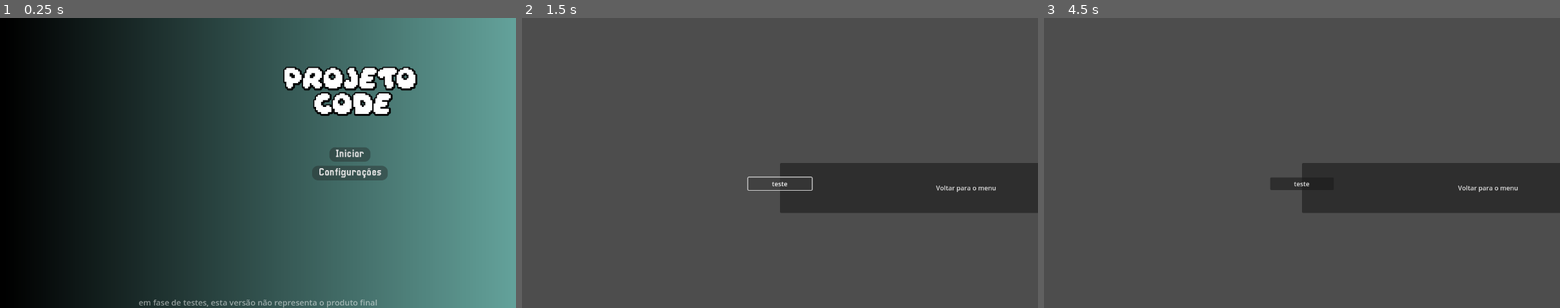
Above: before the commit, frames 1-3 (left to right).
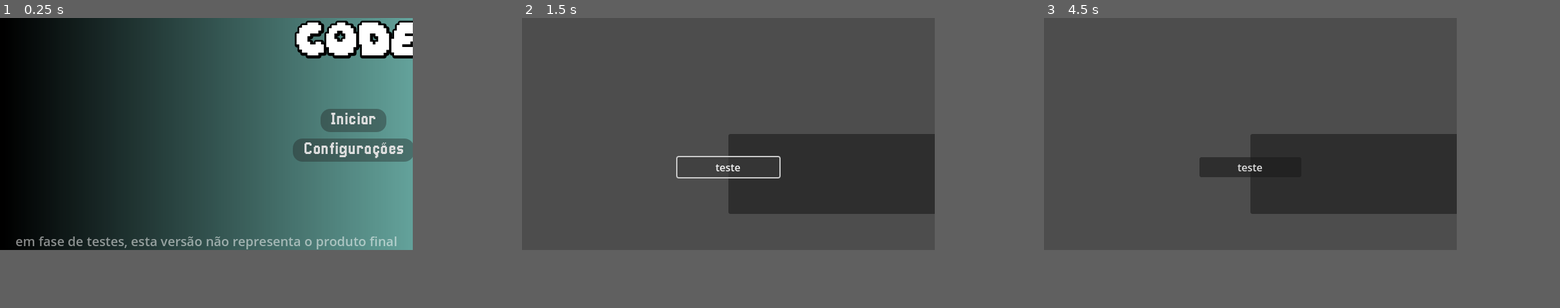
Above: after the commit, the same moments.

Repository: ggxrc/projeto-code
Game: Godot game, scene res://scenes/orquestrator/Orquestrador.tscn
Same seed, same stepped clock (60 frames per second), same inputs: the game is played once before the commit and once after it.
Inputs (mouse positions are in pixels of both pictures, inside the frame that each line leads up to):
- Up to frame 1 (0.25 s): no input
- Up to frame 2 (1.5 s): click "Iniciar" at 0.5 s; click "teste" at 1.25 s
- Up to frame 3 (4.5 s): click "teste" at 2 s; click "teste" at 2.75 s; click (1487, 189) at 3.5 s, where only the run before the commit has a clickable "Voltar para o menu"; click "Iniciar" at 4.25 s
In our replay, the window is 800x450 before the commit and 640x360 after it. These sizes can differ from the game's own. Grey fills any space a smaller window leaves; there, only what the larger window draws over its background counts as a difference.

The runs differ from the first frame. In frame 1, 36% of the frame differs, in the area x 0-85%, y 0-100%; in frame 2, 8.6%; in frame 3, 9.6%.

Commit message:
Backgrounds
Só adicionei a pasta e adicionamos o background ao menu principal

Co-Authored-By: Raí Weslley <79660844+ggxrc@users.noreply.github.com>

Diff:
--- a/project.godot
+++ b/project.godot
@@ -17,8 +17,8 @@
 
 [display]
 
-window/size/viewport_width=1280
-window/size/viewport_height=720
+window/size/viewport_width=640
+window/size/viewport_height=360
 window/size/mode=3
 window/stretch/aspect="expand"
 window/handheld/orientation=4
Not shown, changed: assets/fonts/Pixellari.ttf.import
Not shown, changed: assets/fonts/daydream_3/Daydream.ttf.import
Not shown, changed: assets/textures/3129831.jpg.import
Not shown, changed: scenes/main menu/sfx/songs/ADS.mp3.import
Not shown, added: scenes/main menu/Background/Tela inicial fundo
